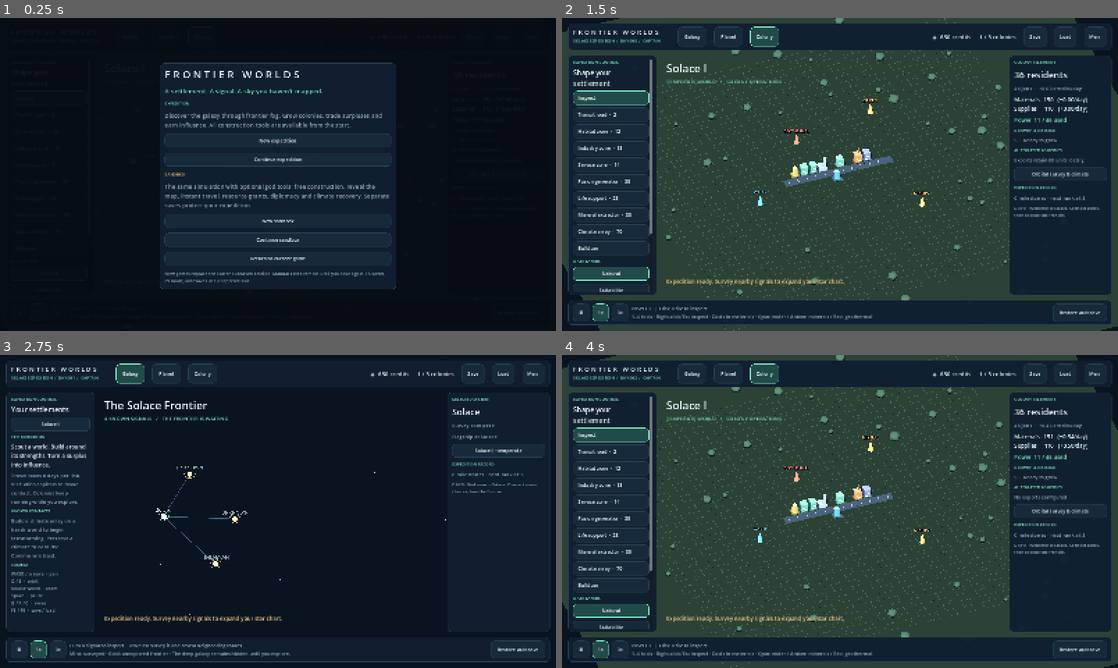
Above: before the commit, frames 1-4 (two rows, left to right).
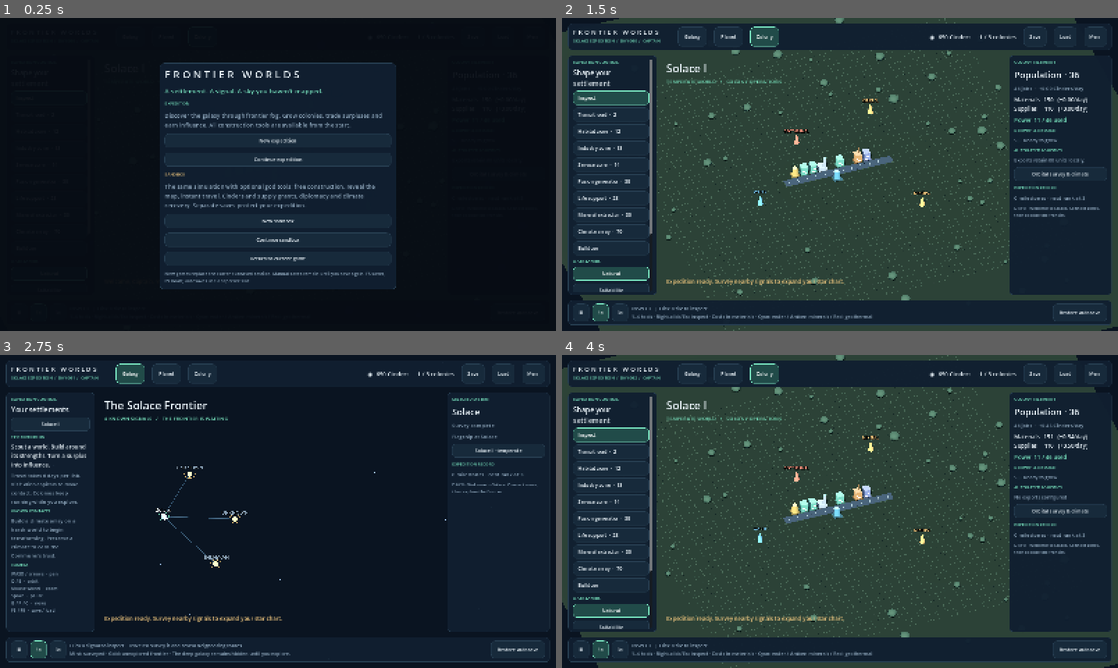
Above: after the commit, the same moments.

Repository: gcs2/colonybois
Game: Godot game, scene res://scenes/main.tscn
The game is run twice, just before and just after one commit, with the same random seed, the same clock (stepped at 60 frames per second) and the same inputs.
Inputs:
- Up to frame 1 (0.25 s): no input
- Up to frame 2 (1.5 s): click "Menu" at 0.5 s; click "New expedition" at 1.25 s
- Up to frame 3 (2.75 s): click "Galaxy" at 2 s
- Up to frame 4 (4 s): click "Planet" at 2.75 s; click "Enter colony" at 3.5 s

The runs differ from the first frame. In frame 1, 0.4% of the frame differs, in the area x 30-70%, y 56-61%; in frame 2, 0.3%; in frame 3, less than 0.1%; in frame 4, 0.3%.

Commit message:
Define Vanguard campaign, planetary rivalry and Cinders currency

Diff:
--- a/data/catalog.json
+++ b/data/catalog.json
@@ -1,4 +1,10 @@
 {
+  "currency": {
+    "name": "Cinders",
+    "singular": "Cinder",
+    "history": "The first Cinders were fired-clay ration rings redeemable for communal furnace heat after the supply ships stopped. The rings became money; the name remembers what a warm room once cost.",
+    "scope": "Your administration's treasury and the local value of trade settlements. Other nations need not use the same currency."
+  },
   "buildings": {
     "road": {"name":"Transit road","cost":2,"power":0,"description":"Drag to connect districts to the spaceport."},
     "habitat": {"name":"Habitat zone","cost":12,"power":1,"description":"Homes grow with jobs, life support and local suitability."},
@@ -21,11 +27,11 @@
     {"id":"commune","name":"Thalen Commune","government":"Commune","philosophy":"Ecological","color":"7ed6ab","relation":15,"need":"supplies","bonus":"Biosphere stewardship: rewards conservation.","reason":"Leave room for the living world."}
   ],
   "discoveries":[
-    {"id":"archive","title":"The silent archive","text":"A buried observatory holds a map of ancient migration routes.","choices":["Publish the charts (+relations)","Decode privately (+credits)"],"reward":"archive"},
+    {"id":"archive","title":"The silent archive","text":"A buried observatory holds a map of ancient migration routes.","choices":["Publish the charts (+relations)","Decode privately (+Cinders)"],"reward":"archive"},
     {"id":"garden","title":"A garden under glass","text":"A sealed ecosystem survived beneath an abandoned dome.","choices":["Preserve the garden (+ecologists)","Study its crops (+supplies)"],"reward":"garden"},
     {"id":"beacon","title":"A wandering beacon","text":"A signal buoy still charts safe approaches through the dust.","choices":["Share safe routes (+relations)","Salvage the buoy (+materials)"],"reward":"beacon"},
     {"id":"lattice","title":"The crystal lattice","text":"Mineral formations store a faint and intricate electrical charge.","choices":["Protect the formations (+ecologists)","Recover samples (+materials)"],"reward":"lattice"},
     {"id":"seed","title":"Seeds of another sun","text":"A drifting seed vault contains remarkably adaptable plants.","choices":["Donate the vault (+relations)","Cultivate the seeds (+supplies)"],"reward":"seed"},
-    {"id":"relay","title":"The last relay","text":"An intact relay once connected settlements beyond this sector.","choices":["Open the relay (+relations)","License the technology (+credits)"],"reward":"relay"}
+    {"id":"relay","title":"The last relay","text":"An intact relay once connected settlements beyond this sector.","choices":["Open the relay (+relations)","License the technology (+Cinders)"],"reward":"relay"}
   ]
 }
--- a/scripts/main.gd
+++ b/scripts/main.gd
@@ -416,7 +416,7 @@
 	_button("New expedition",_start_mode.bind("expedition",false),content)
 	_button("Continue expedition",_start_mode.bind("expedition",true),content)
 	_text(content,"SANDBOX",12,GOLD)
-	_text(content,"The same simulation with optional god tools: free construction, reveal the map, instant travel, resource grants, diplomacy and climate recovery. Separate saves protect your expedition.",17)
+	_text(content,"The same simulation with optional god tools: free construction, reveal the map, instant travel, Cinders and supply grants, diplomacy and climate recovery. Separate saves protect your expedition.",17)
 	_button("New sandbox",_start_mode.bind("sandbox",false),content)
 	_button("Continue sandbox",_start_mode.bind("sandbox",true),content)
 	_button("Return to current game",_close_mode_menu,content)
@@ -459,7 +459,7 @@
 	_text(left_box,"EXPEDITION CONTROL",12,MINT)
 	if sim.state.get("mode","expedition") == "sandbox":
 		_text(left_box,"SANDBOX · GOD TOOLS",12,GOLD)
-		for pair: Array in [["credits","+1,000 credits"],["resources","+500 colony resources"],["reveal","Reveal & survey galaxy"],["free_build","Free construction"],["instant_travel","Instant travel"],["friendship","Diplomatic goodwill"],["climate","Restore selected climate"]]:
+		for pair: Array in [["credits","+1,000 Cinders"],["resources","+500 colony resources"],["reveal","Reveal & survey galaxy"],["free_build","Free construction"],["instant_travel","Instant travel"],["friendship","Diplomatic goodwill"],["climate","Restore selected climate"]]:
 			var enabled: bool = sim.state.cheats.get(pair[0],false)
 			_button(pair[1]+(" · ON" if enabled else ""),_command.bind("cheat",{"ability":pair[0],"planet":planet_id}),left_box)
 	if view == "colony":
@@ -507,7 +507,8 @@
 
 func _refresh_ui() -> void:
 	tick_label.text = "%s  /  DAY %03d  /  %s" % ["SANDBOX" if sim.state.get("mode","expedition") == "sandbox" else "SOLACE EXPEDITION",sim.state.tick,["CAPTAIN","PATHFINDER","STEWARD"][int(sim.state.rank)]]
-	stats_label.text = "◈  %d credits     %d / 3 colonies" % [sim.state.credits,sim.state.colonies.size()]
+	stats_label.text = "◉  %d Cinders     %d / 3 colonies" % [sim.state.credits,sim.state.colonies.size()]
+	stats_label.tooltip_text = sim.catalog.currency.history + "\n\n" + sim.catalog.currency.scope
 	for id: String in view_buttons: view_buttons[id].button_pressed = id == view
 	for value: int in speed_buttons: speed_buttons[value].button_pressed = value == speed
 	var planet: Dictionary = sim.state.planets[planet_id]
@@ -526,8 +527,8 @@
 	if view == "colony":
 		var colony: Dictionary = sim.state.colonies[planet_id]
 		_text(right_box,"COLONY TELEMETRY",12,MINT)
-		_text(right_box,"%d residents" % colony.population,26,WHITE)
-		_text(right_box,"%d jobs  ·  %+.2f credits/day" % [colony.jobs,colony.income])
+		_text(right_box,"Population · %d" % colony.population,26,WHITE)
+		_text(right_box,"%d jobs  ·  %+.2f Cinders/day" % [colony.jobs,colony.income])
 		_text(right_box,"Materials   %d   (%+.2f/day)\nSupplies     %d   (%+.2f/day)" % [colony.materials,colony.material_rate,colony.supplies,colony.supply_rate],16,WHITE)
 		_text(right_box,"Power  %.0f / %.0f used" % [colony.power_used,colony.power],16,GOLD if colony.power_used > colony.power else MINT)
 		_text(right_box,"GROWTH & DEMAND",12,MINT)
@@ -594,17 +595,18 @@
 		else:
 			_text(right_box,sim.catalog.environments[planet.environment].description,16,WHITE)
 			_text(right_box,"Surface signatures\n◆ Mineral deposits\n● Geothermal vent\n● Subsurface water",15)
-			_text(right_box,"Claim: " + (str(planet.owner).capitalize() if not str(planet.owner).is_empty() else "Unclaimed"))
+			_text(right_box,"Colony site: " + ("Your administration" if planet.owner == "player" else (str(planet.owner).capitalize() if not str(planet.owner).is_empty() else "Unclaimed")))
+			_text(right_box,"A colony is a settlement, not a claim to govern an entire world.",13)
 			if sim.state.colonies.has(planet_id):
 				_button("Enter colony",_switch_view.bind("colony"),right_box)
 				if planet.environment != "temperate":
 					_text(right_box,"CLIMATE RECOVERY",12,MINT)
 					_text(right_box,"%d%% complete" % int(float(planet.terraform)*100),23,WHITE)
 					_text(right_box,"Warming" if planet.environment == "frozen" else "Water recovery",16,MINT)
-					_text(right_box,"120 credits to start. A powered array uses 0.5 materials + 0.2 supplies/day for 180 days. The Commune objects to replacing native climates (-18).")
+					_text(right_box,"120 Cinders to start. A powered array uses 0.5 materials + 0.2 supplies/day for 180 days. The Commune objects to replacing native climates (-18).")
 					if planet.project: _text(right_box,planet.get("project_status","Project beginning"),14,GOLD)
 					elif planet.terraform < 1: _button("Begin climate project",_command.bind("terraform",{"planet":planet_id}),right_box)
-			elif str(planet.owner).is_empty(): _button("Establish colony · 180 credits",_command.bind("colonize",{"planet":planet_id}),right_box)
+			elif str(planet.owner).is_empty(): _button("Establish colony · 180 Cinders",_command.bind("colonize",{"planet":planet_id}),right_box)
 	_text(right_box,"EXPEDITION RECORD",12,MINT)
 	_text(right_box,"%d milestones · next rank at %s" % [sim.state.milestones.size(),"3" if sim.state.rank == 0 else ("6" if sim.state.rank == 1 else "maximum")])
 	for milestone: String in sim.state.milestones: _text(right_box,"✓ " + milestone,14,MINT)
@@ -624,7 +626,7 @@
 	for pact: String in ["trade","non_aggression","alliance"]:
 		if (str(faction.id)+":"+pact) in sim.state.agreements: _text(right_box,"✓ " + pact.replace("_"," ").capitalize(),14,MINT)
 		else: _button("Propose " + pact.replace("_"," "),_command.bind("diplomacy",{"faction":faction.id,"pact":pact}),right_box)
-	if faction.relation < 0: _button("Reconcile · 80 credits",_command.bind("diplomacy",{"faction":faction.id,"pact":"reconcile"}),right_box)
+	if faction.relation < 0: _button("Reconcile · 80 Cinders",_command.bind("diplomacy",{"faction":faction.id,"pact":"reconcile"}),right_box)
 
 func _update_hint() -> void:
 	if not is_instance_valid(hint_label): return
--- a/scripts/simulation.gd
+++ b/scripts/simulation.gd
@@ -349,9 +349,9 @@
 	if not state.planets.has(pid): return "Unknown planet."
 	var planet: Dictionary = state.planets[pid]
 	if state.flagship.system != planet.system or not str(state.flagship.destination).is_empty(): return "Bring your flagship to this system first."
-	if not str(planet.owner).is_empty(): return "This planet is already claimed."
+	if not str(planet.owner).is_empty(): return "This settlement site already has an administration."
 	if state.colonies.size() >= 3: return "Prototype limit: three colonies."
-	if state.credits < 180: return "A colony expedition costs 180 credits."
+	if state.credits < 180: return "A colony expedition costs 180 Cinders."
 	state.credits -= 180
 	_create_colony(pid)
 	for faction: Dictionary in state.factions:
@@ -367,7 +367,7 @@
 	var pact: String = str(args.get("pact",""))
 	if pact == "reconcile":
 		if int(faction.relation) >= 0: return "Relations are already open."
-		if state.credits < 80: return "Reconciliation costs 80 credits."
+		if state.credits < 80: return "Reconciliation costs 80 Cinders."
 		state.credits -= 80
 		faction.relation = 0
 		faction.embargo = false
@@ -451,7 +451,7 @@
 	for k: String in colony.cells:
 		if colony.cells[k].type == "terraformer" and colony.connected.has(k): has_array = true
 	if not has_array: return "Build a road-connected climate array first."
-	if state.credits < 120: return "Starting the project costs 120 credits."
+	if state.credits < 120: return "Starting the project costs 120 Cinders."
 	state.credits -= 120
 	planet.project = true
 	var faction: Dictionary = faction_by_id("commune")
@@ -527,7 +527,7 @@
 			state.planets[pid].project = false
 			refresh_colony(pid)
 		_: return "Unknown sandbox ability."
-	_log("Sandbox · " + ability.replace("_"," "))
+	_log("Sandbox · " + ("Cinders granted" if ability == "credits" else ability.replace("_"," ")))
 	return ""
 
 func _tick_factions() -> void:
Not shown, changed: AGENTS.md
Not shown, changed: README.md
Not shown, changed: docs/ART_DIRECTION.md
Not shown, added: docs/CAMPAIGN_FOUNDATION.md
Not shown, changed: docs/STORY_EXPLORATIONS.md
